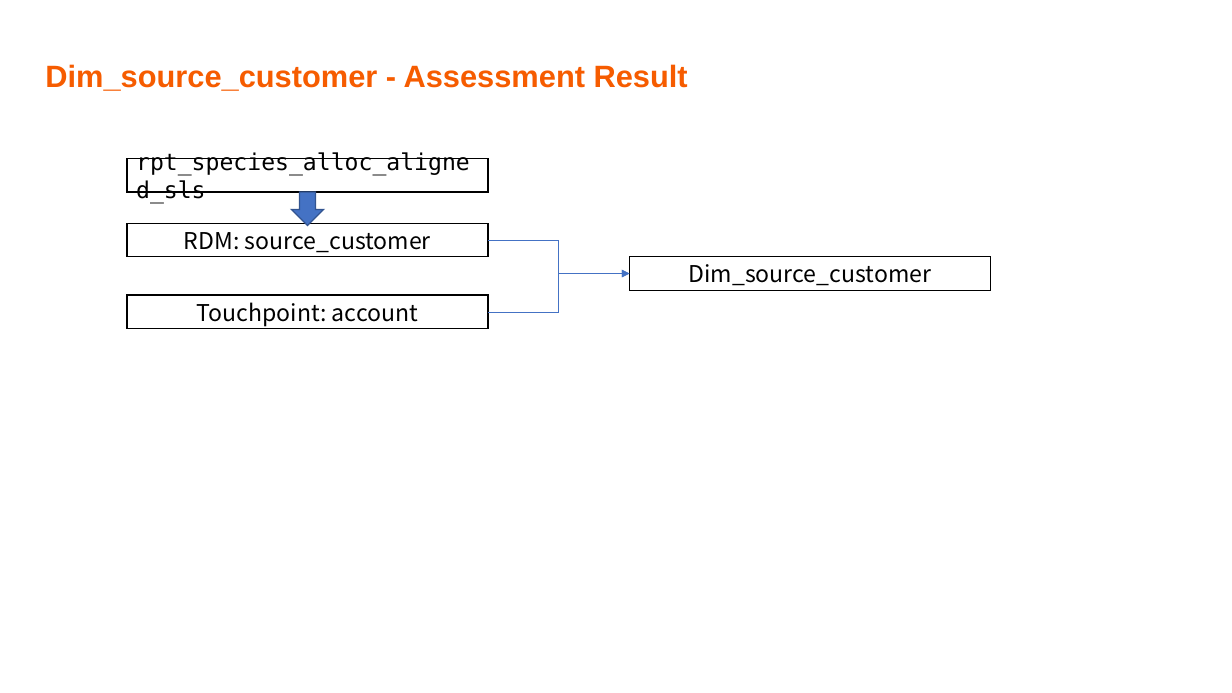
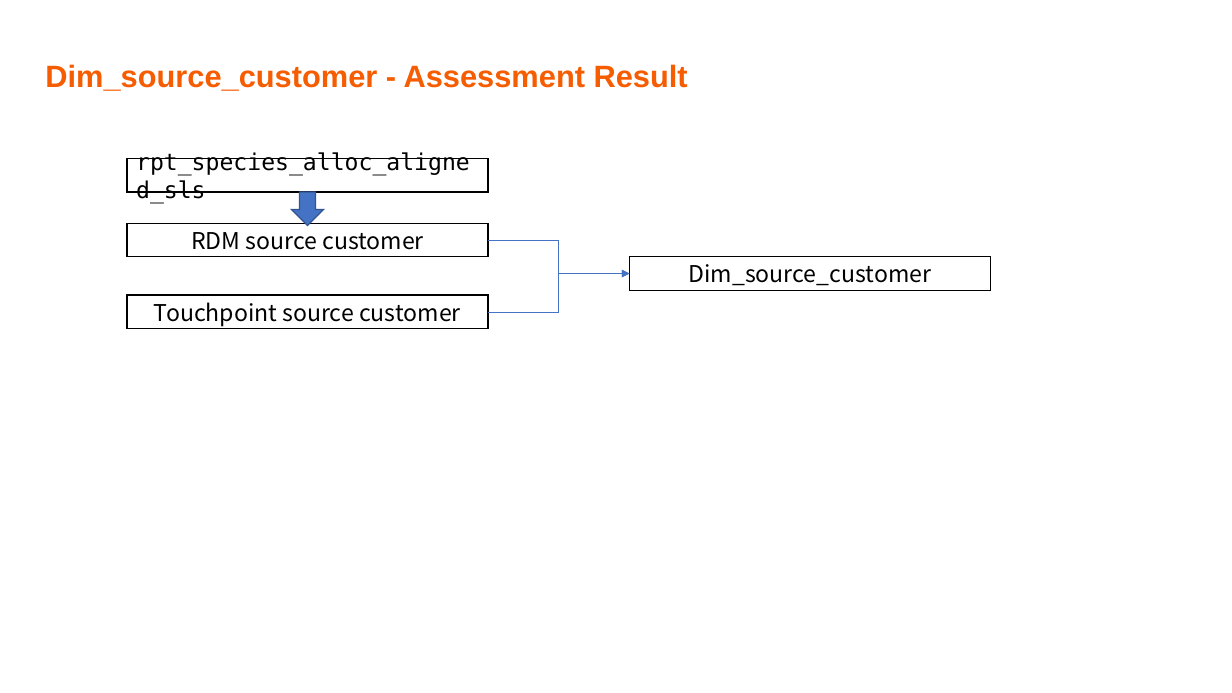
Before and after one commit to Ben202309141505/Documents, a slide deck: slide 32 of NGSE docs/NGSE China - Data Readiness Report_20231226_V0.1.pptx (slide 31 before the commit). Drawn at 1232x693 pixels with LibreOffice and Linux fonts; fonts in the diff are those of the drawing; background and template pictures are left out. Boxes give left, top, right and bottom in pixels: in the first picture for what was removed or moved away, otherwise in the second. Text is boxed around its words. In the diff, an @@ line names an element or a change of style, - is before the commit and + after.

```diff
--- a/NGSE docs/NGSE China - Data Readiness Report_20231226_V0.1.pptx
+++ b/NGSE docs/NGSE China - Data Readiness Report_20231226_V0.1.pptx
@@ text in rectangle at bbox=[191, 225, 424, 250]: text changed @@
-RDM: source_customer
+RDM source customer
@@ text in rectangle at bbox=[154, 302, 461, 326]: text changed @@
-Touchpoint: account
+Touchpoint source customer
```
Also in this commit, not shown: 7 other slides changed, 1 slide added.
